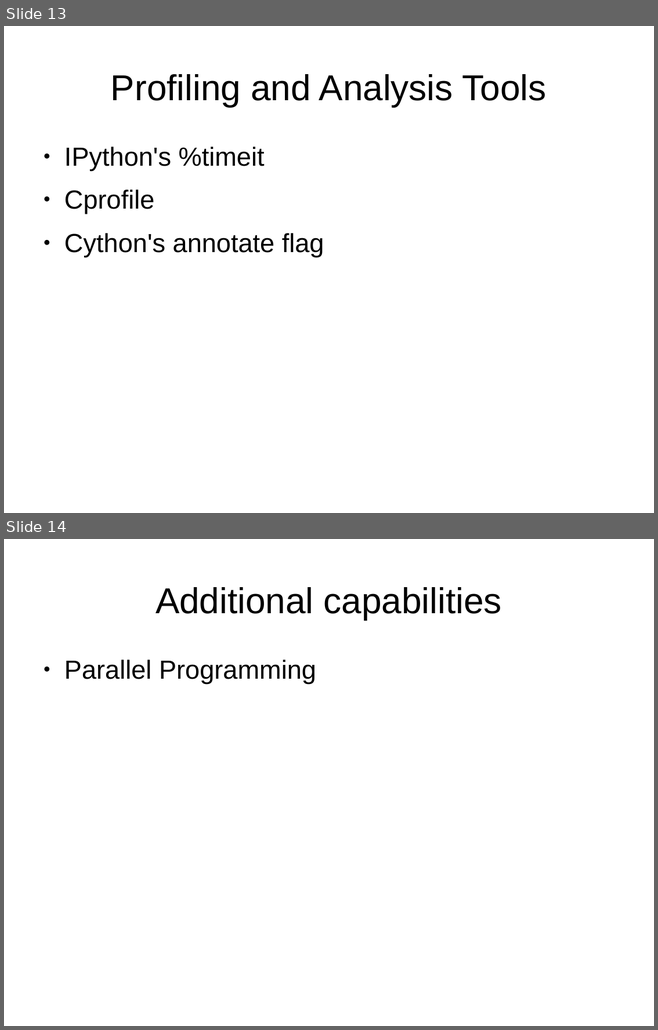
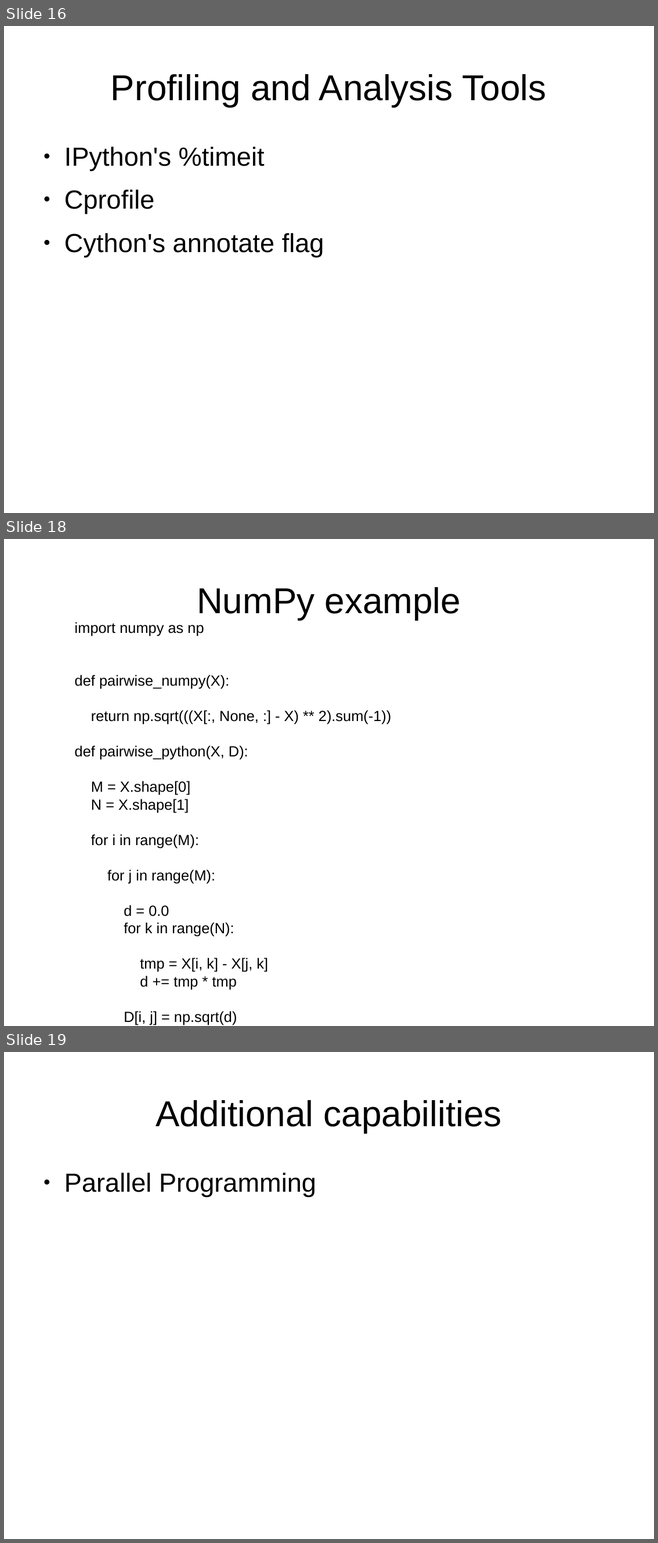
Before and after one commit to bmagill1250/757_Python_Users, a slide deck: April_2015/Cython_2015-04-08.odp. Shown one above the other, each under a label of ours: slides 13 and 14 before the commit, slides 16, 18 and 19 after it; the slides between them are not shown. The pictures are 658x1030 and 658x1543 pixels, drawn with LibreOffice and Linux fonts; fonts in the diff are those of the drawing. Boxes give left, top, right and bottom in pixels: in the first picture for what was removed or moved away, otherwise in the second. Text is boxed around its words. In the diff, an @@ line names an element or a change of style, - is before the commit and + after.

Commit message:
Filled out many of the slides for the presentation
Sinc plot added. Also code for all examples

```diff
--- a/April_2015/Cython_2015-04-08.odp
+++ b/April_2015/Cython_2015-04-08.odp
@@ slide 18 added at [4,539,654,1026], background #FFFFFF @@
@@ title added at [197,587,461,620], 44 pt, text #000000 @@
+NumPy example
@@ text added at [75,622,391,990], 18 pt, text #000000 @@
+import numpy as np
+def pairwise_numpy(X):
+return np.sqrt(((X[:, None, :] - X) ** 2).sum(-1))
+def pairwise_python(X, D):
+M = X.shape[0]
+N = X.shape[1]
+for i in range(M):
+for j in range(M):
+d = 0.0
+for k in range(N):
+tmp = X[i, k] - X[j, k]
+d += tmp * tmp
+D[i, j] = np.sqrt(d)
@@ what was slide 13 is now slide 16 @@
@@ what was slide 14 is now slide 19 @@
```
Also in this commit, not shown: 6 slides changed, 9 other slides added, 4 slides removed, 18 other files.
